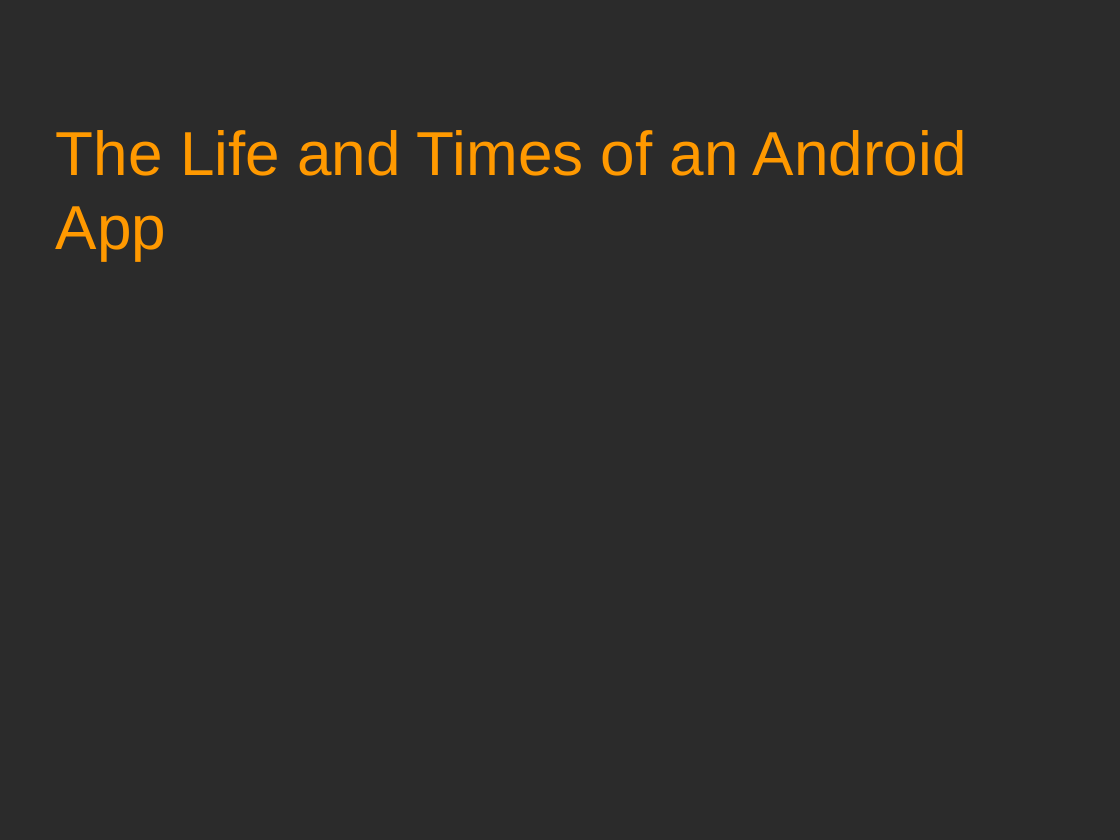
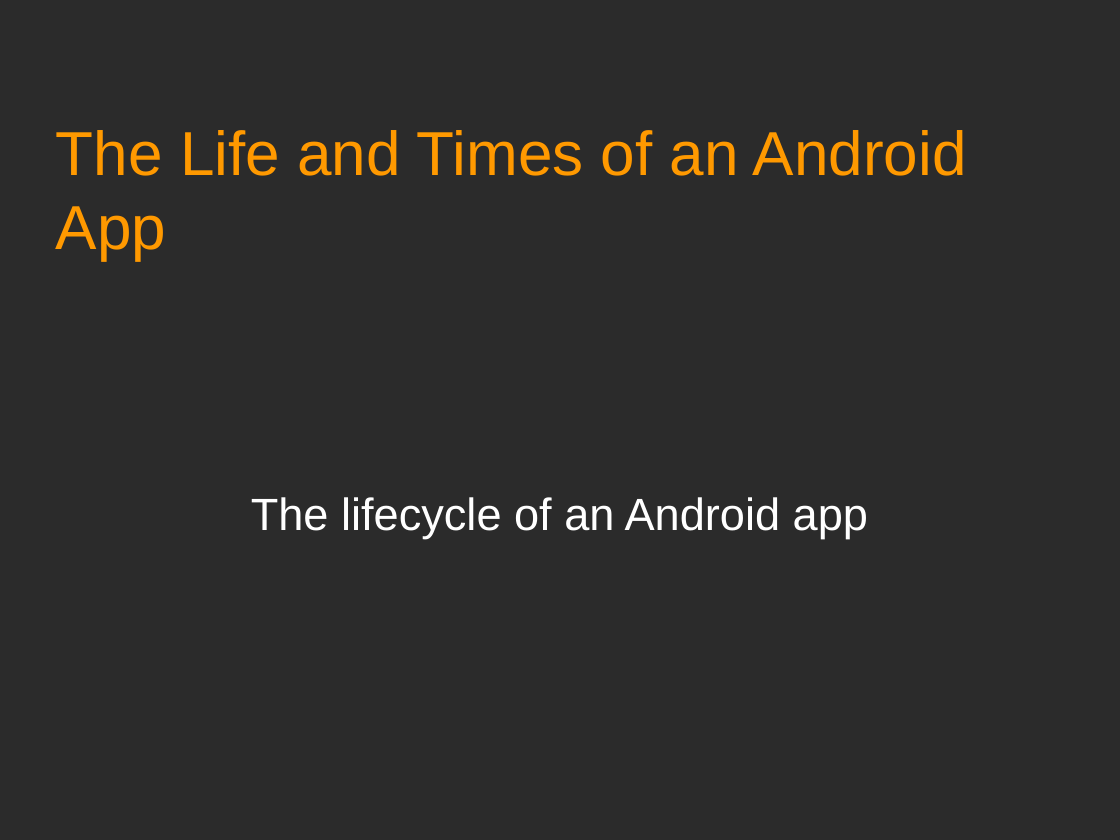
Before and after one commit to Academy-Soft-Intellect/Android-Programming-for-Beginners, a slide deck: slide 1 of 06_The_Life_and_Times_of_an_Android_App.odp. Drawn at 1120x840 pixels with LibreOffice and Linux fonts; fonts in the diff are those of the drawing; background and template pictures are left out; a plain dark background stands for a picture behind light text. Boxes give left, top, right and bottom in pixels: in the first picture for what was removed or moved away, otherwise in the second. Text is boxed around its words. In the diff, an @@ line names an element or a change of style, - is before the commit and + after.

```diff
--- a/06_The_Life_and_Times_of_an_Android_App.odp
+++ b/06_The_Life_and_Times_of_an_Android_App.odp
@@ subtitle added at box(251, 497, 868, 538), 32 pt, text #FFFFFF @@
+The lifecycle of an Android app
```
Also in this commit, not shown: 1 other slide changed, 5 slides added.
